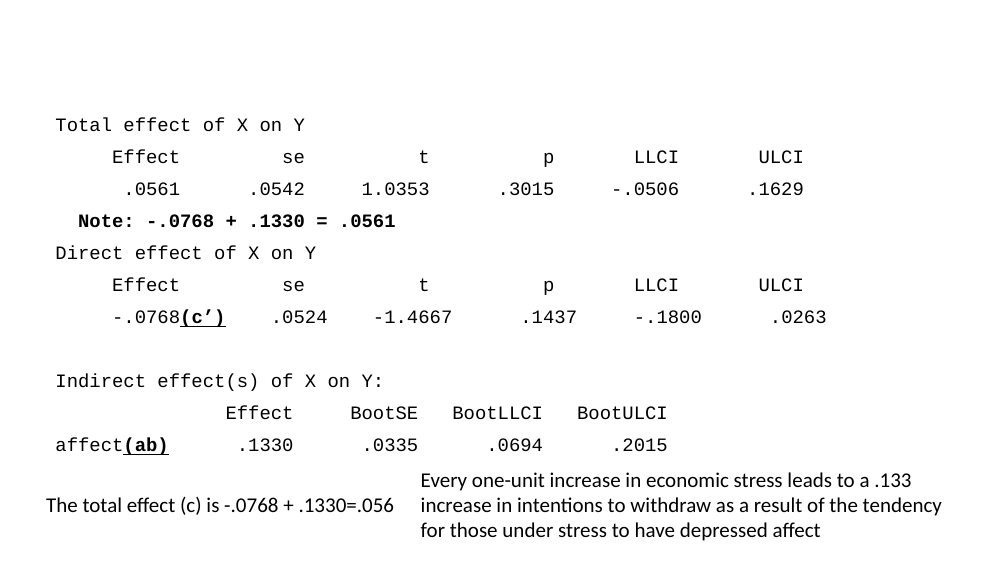
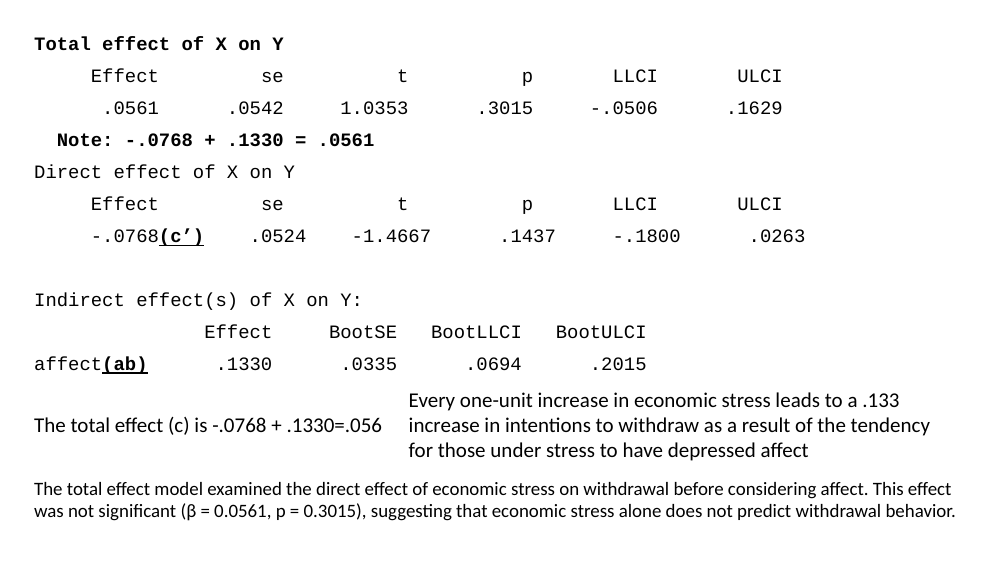
Before and after one commit to bigdataforsocialjustice/stats-for-social-justice, a slide deck: slide 52 of slides/medmod/lecture.pptx (slide 47 before the commit). Drawn at 1008x567 pixels with LibreOffice and Linux fonts; fonts in the diff are those of the drawing. Boxes give left, top, right and bottom in pixels: in the first picture for what was removed or moved away, otherwise in the second. Text is boxed around its words. In the diff, an @@ line names an element or a change of style, - is before the commit and + after.

```diff
--- a/slides/medmod/lecture.pptx
+++ b/slides/medmod/lecture.pptx
@@ text "Total effect of X on ...": place and size @@
-text "Total effect of X on ..." at (55,118,827,452)
+text "Total effect of X on ..." at (34,37,806,371)
@@ text at (34,37,283,51): bold on in "Total effect of X on Y" @@
@@ text "Every one-unit increase in economic ...": place and size @@
-text "Every one-unit increase in economic ..." at (421,472,942,541)
+text "Every one-unit increase in economic ..." at (409,392,930,461)
@@ text "The total effect (c) is ...": place and size @@
-text "The total effect (c) is ..." at (46,497,395,515)
+text "The total effect (c) is ..." at (34,417,383,435)
@@ text added at (34,482,956,521), 18 pt, text #000000 @@
+The total effect model examined the direct effect of economic stress on withdrawal before considering affect. This effect was not significant (β = 0.0561, p = 0.3015), suggesting that economic stress alone does not predict withdrawal behavior.
```
Also in this commit, not shown: 3 other slides changed, 7 slides added, 14 slides removed.
